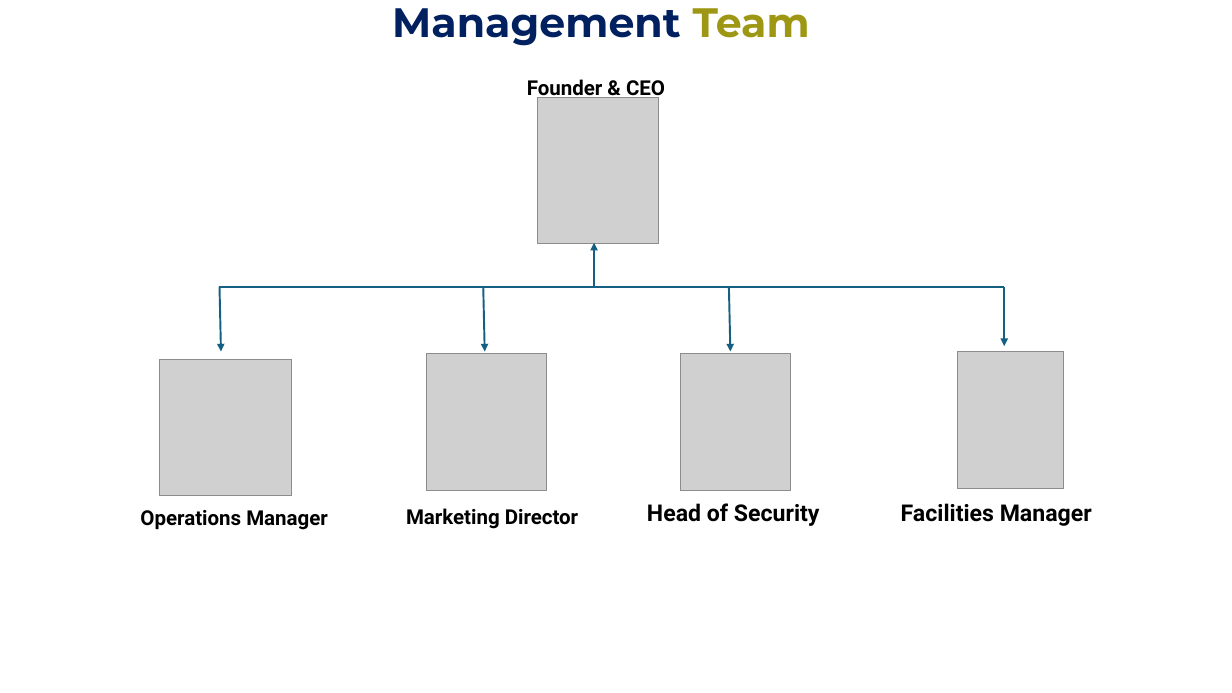
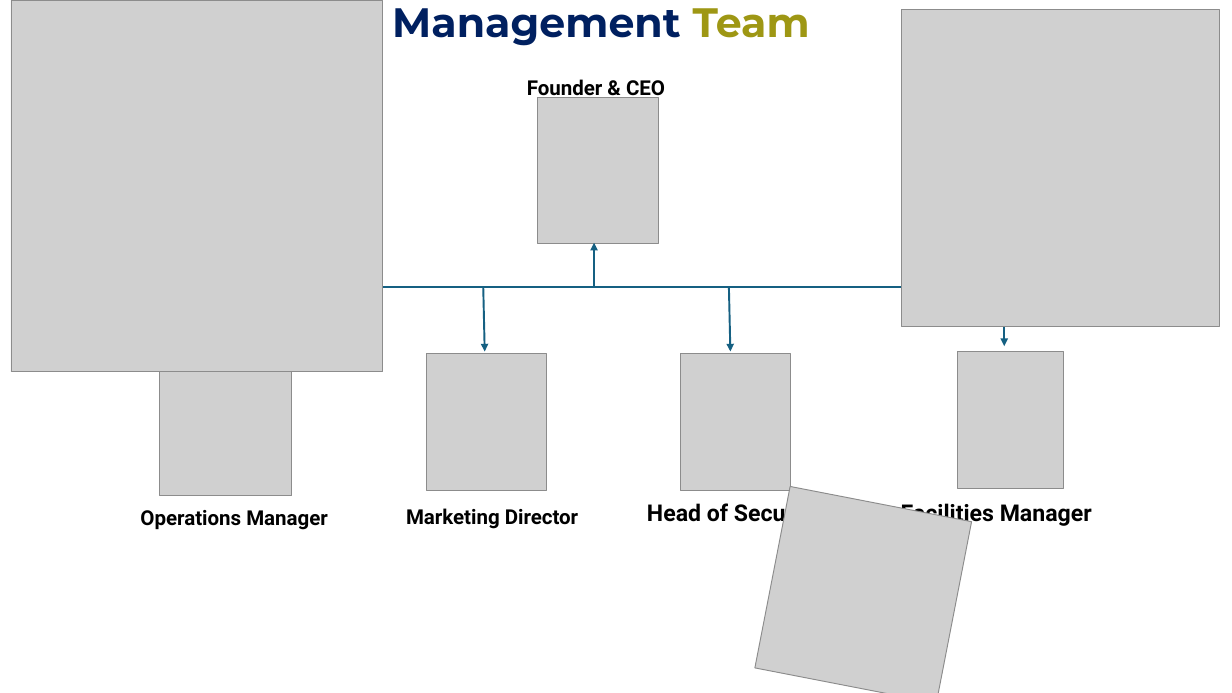
Before and after one commit to Gbekoilias/IslandRest-Hostel-Documentation, a slide deck: slide 15 of docs/Enhancing Hospitality IslandRest Hostel Operational Overview.pptx. Drawn at 1232x693 pixels with LibreOffice and Linux fonts; fonts in the diff are those of the drawing; grey boxes stand for pictures. Boxes give left, top, right and bottom in pixels: in the first picture for what was removed or moved away, otherwise in the second. Text is boxed around its words. In the diff, an @@ line names an element or a change of style, - is before the commit and + after.

```diff
--- a/docs/Enhancing Hospitality IslandRest Hostel Operational Overview.pptx
+++ b/docs/Enhancing Hospitality IslandRest Hostel Operational Overview.pptx
@@ picture added at box(11, 0, 383, 372) @@
@@ picture added at box(902, 9, 1220, 327) @@
@@ arrow removed from (220, 287) to (221, 351) @@
@@ picture added at box(755, 487, 972, 693) @@
```
Also in this commit, not shown: 2 other slides changed, 10 slides added, 1 slide removed, 5 other files.
